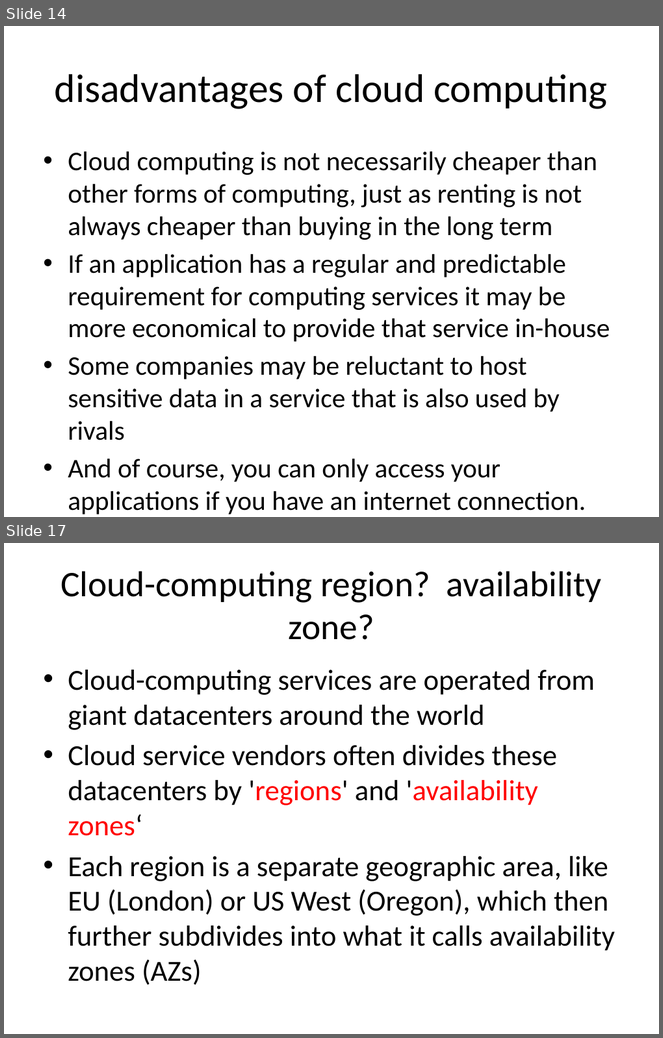
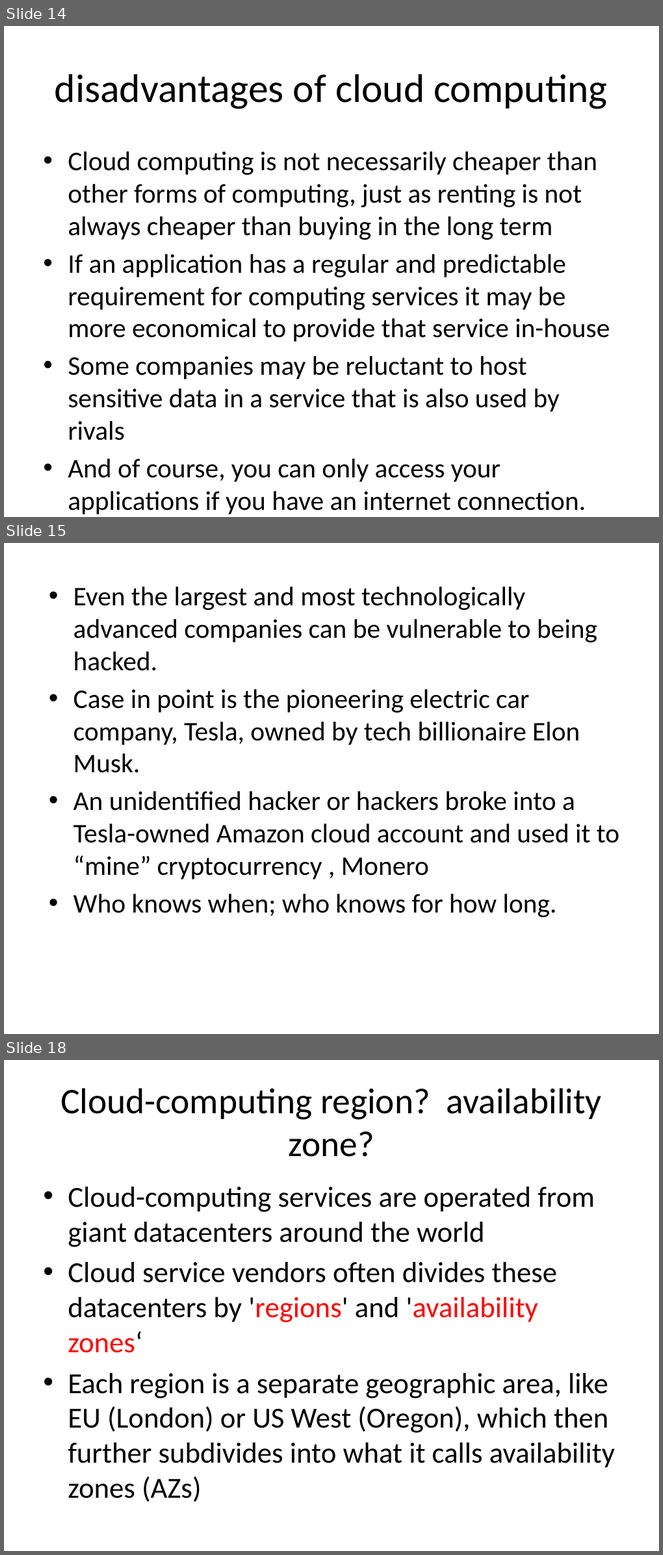
Before and after one commit to myamin66/parallel-distributed-computing-fall-2022, a slide deck: ppts/lec 2.pptx. Shown one above the other, each under a label of ours: slides 14 and 17 before the commit, slides 14, 15 and 18 after it; the slides between them are not shown. The pictures are 663x1038 and 663x1555 pixels, drawn with LibreOffice and Linux fonts; fonts in the diff are those of the drawing. Boxes give left, top, right and bottom in pixels: in the first picture for what was removed or moved away, otherwise in the second. Text is boxed around its words. In the diff, an @@ line names an element or a change of style, - is before the commit and + after.

```diff
--- a/ppts/lec 2.pptx
+++ b/ppts/lec 2.pptx
@@ slide 15 added at (4, 543, 659, 1034), background #FFFFFF @@
@@ text added at (74, 587, 620, 913), 29.6 pt, text #000000 @@
+• Even the largest and most technologically advanced companies can be vulnerable to being hacked.
+• Case in point is the pioneering electric car company, Tesla, owned by tech billionaire Elon Musk.
+• An unidentified hacker or hackers broke into a Tesla-owned Amazon cloud account and used it to “mine” cryptocurrency , Monero
+• Who knows when; who knows for how long.
@@ what was slide 17 is now slide 18 @@
```
Also in this commit, not shown: 7 slides changed, 1 other slide added, 1 slide removed, 7 other files.
